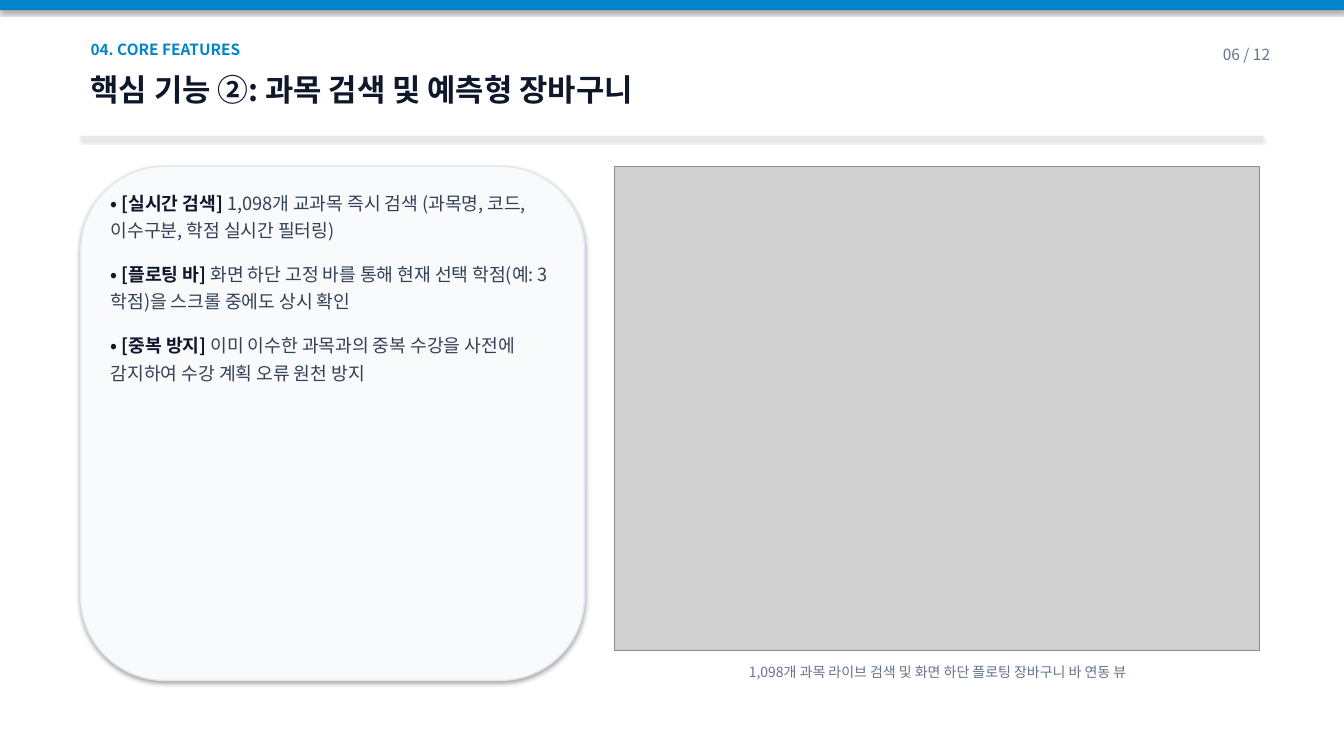
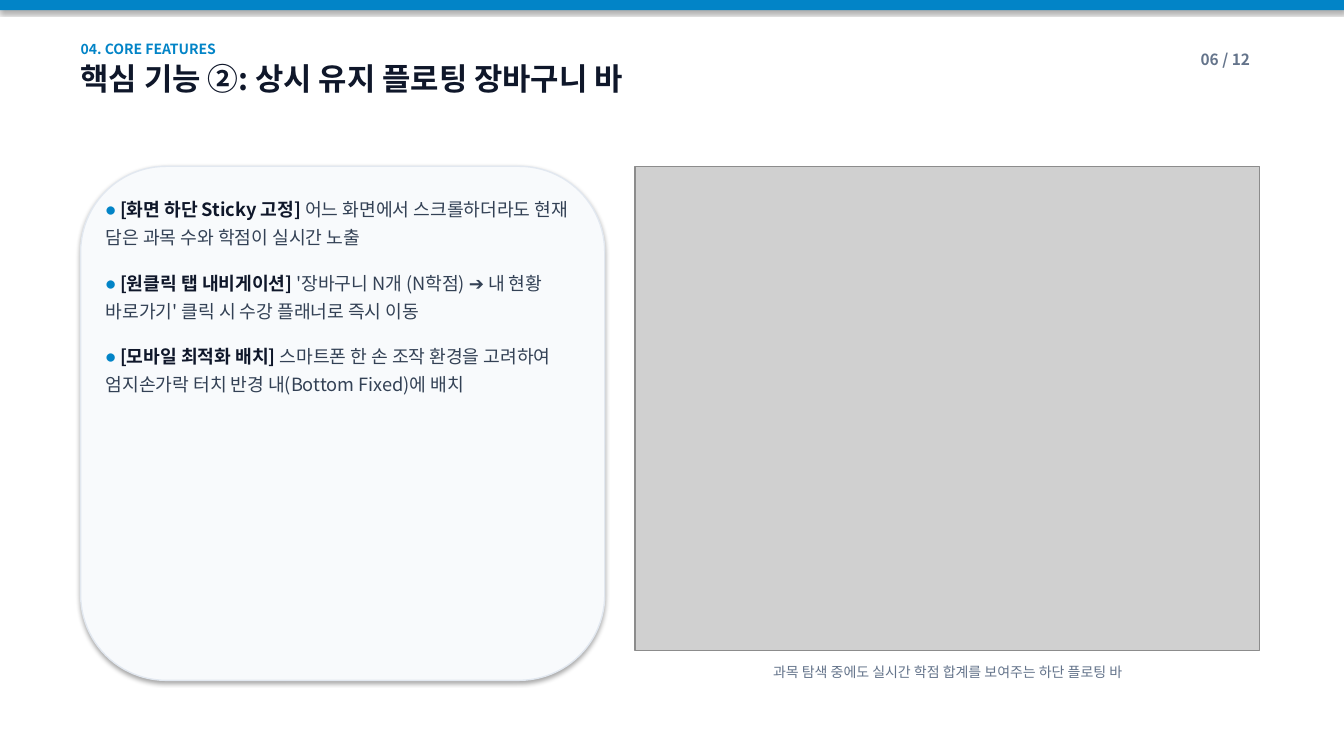
Before and after one commit to grantfenix/hallym-grad-simulator, a slide deck: slide 6 of docs/hallym_grad_simulator_presentation.pptx. Drawn at 1344x756 pixels with LibreOffice and Linux fonts; fonts in the diff are those of the drawing; grey boxes stand for pictures. Boxes give left, top, right and bottom in pixels: in the first picture for what was removed or moved away, otherwise in the second. Text is boxed around its words. In the diff, an @@ line names an element or a change of style, - is before the commit and + after.

```diff
--- a/docs/hallym_grad_simulator_presentation.pptx
+++ b/docs/hallym_grad_simulator_presentation.pptx
@@ text at [81, 43, 216, 55]: size 11 to 10 pt in "04. CORE FEATURES"; more space between paragraphs @@
@@ text "06 / 12" at [1201, 53, 1250, 65]: bold on @@
@@ text at [81, 63, 622, 93]: paragraph added @@
+핵심 기능 ②: 상시 유지 플로팅 장바구니 바
@@ text removed at [91, 74, 633, 104] @@
-핵심 기능 ②: 과목 검색 및 예측형 장바구니
@@ rectangle removed at [81, 136, 1263, 137] @@
@@ rounded rectangle: place and size @@
-rounded rectangle at [81, 166, 585, 681]
+rounded rectangle at [81, 166, 605, 681]
@@ picture: place and size @@
-picture at [615, 166, 1260, 650]
+picture at [635, 166, 1260, 650]
@@ text at [106, 200, 568, 395]: text changed @@
-• [실시간 검색] 1,098개 교과목 즉시 검색 (과목명, 코드, 이수구분, 학점 실시간 필터링)
-• [플로팅 바] 화면 하단 고정 바를 통해 현재 선택 학점(예: 3학점)을 스크롤 중에도 상시 확인
-• [중복 방지] 이미 이수한 과목과의 중복 수강을 사전에 감지하여 수강 계획 오류 원천 방지
+• [화면 하단 Sticky 고정] 어느 화면에서 스크롤하더라도 현재 담은 과목 수와 학점이 실시간 노출
+• [원클릭 탭 내비게이션] '장바구니 N개 (N학점) ➔ 내 현황 바로가기' 클릭 시 수강 플래너로 즉시 이동
+• [모바일 최적화 배치] 스마트폰 한 손 조작 환경을 고려하여 엄지손가락 터치 반경 내(Bottom Fixed)에 배치
@@ text at [773, 665, 1122, 678]: text changed @@
-1,098개 과목 라이브 검색 및 화면 하단 플로팅 장바구니 바 연동 뷰
+과목 탐색 중에도 실시간 학점 합계를 보여주는 하단 플로팅 바
```
Also in this commit, not shown: 7 other slides changed, 4 slides added, 4 slides removed, 8 other files.
